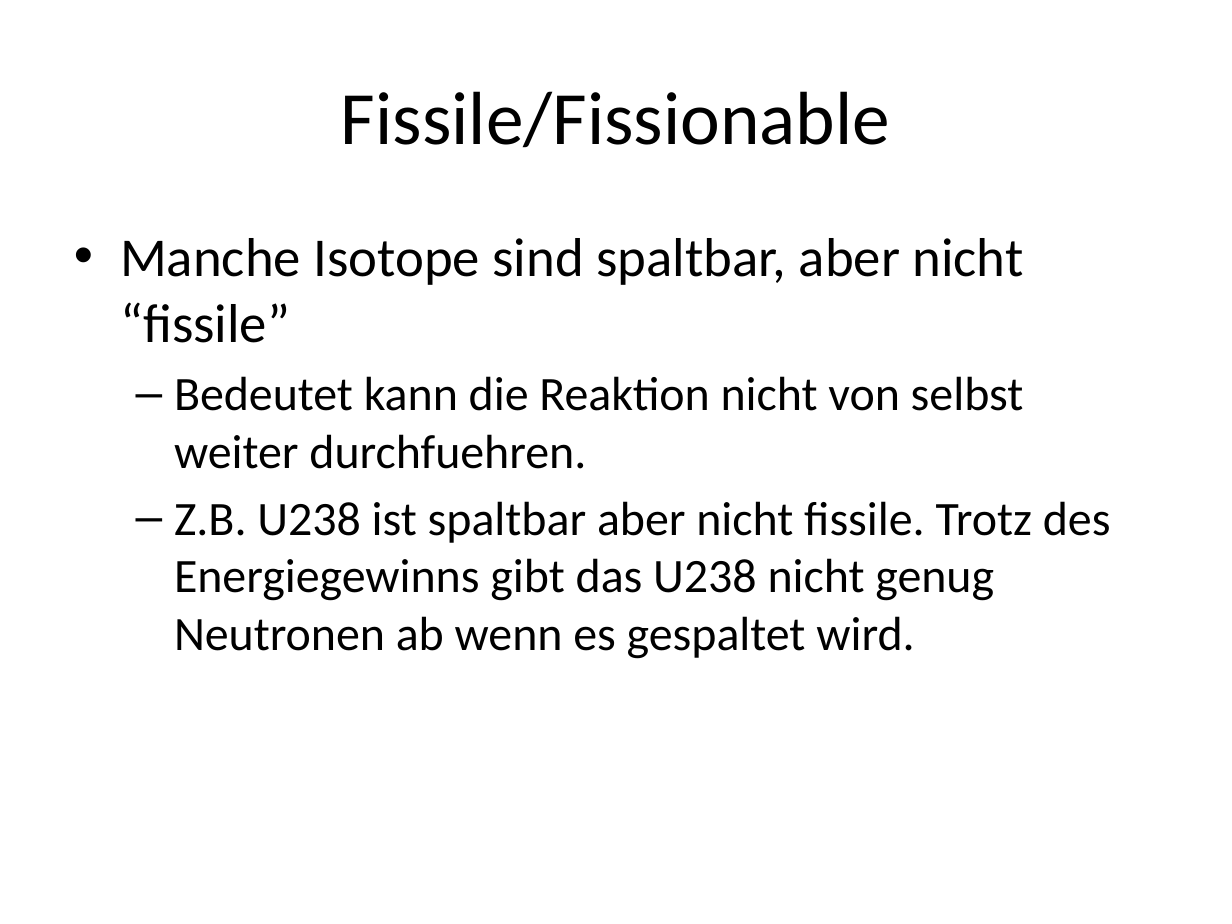
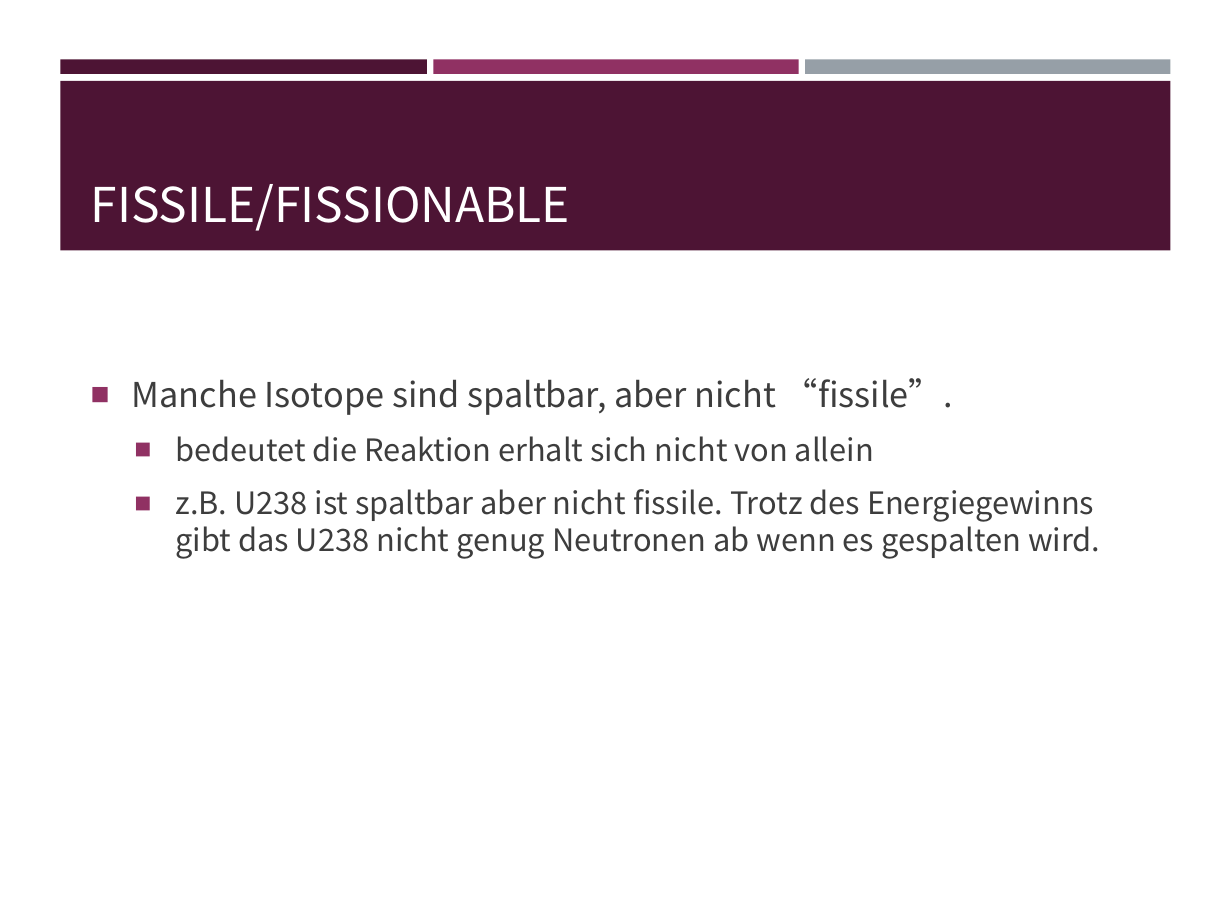
Before and after one commit to EnemyoftheFarmer/Thorium-Presentation, a slide deck: slide 7 of Thorium Reactors.pptx (slide 6 before the commit). Drawn at 1232x924 pixels with LibreOffice and Linux fonts; fonts in the diff are those of the drawing. Boxes give left, top, right and bottom in pixels: in the first picture for what was removed or moved away, otherwise in the second. Text is boxed around its words. In the diff, an @@ line names an element or a change of style, - is before the commit and + after.

```diff
--- a/Thorium Reactors.pptx
+++ b/Thorium Reactors.pptx
@@ rectangle added at [60, 59, 426, 74], fill #4D1434 @@
@@ rectangle added at [434, 59, 798, 74], fill #903163 @@
@@ rectangle added at [806, 59, 1170, 74], fill #969FA7 @@
@@ rectangle added at [60, 81, 1170, 251], fill #4D1434 @@
@@ title "FISSILE/FISSIONABLE" at [91, 184, 570, 231]: vertical alignment middle to bottom @@
@@ title at [91, 184, 570, 231]: text changed; size 44 to 28 pt; font Calibri to Noto Sans CJK SC; text colour #000000 to #FFFFFF @@
-Fissile/Fissionable
+FISSILE/FISSIONABLE
@@ text "Manche Isotope sind spaltbar, aber ..." at [132, 378, 1100, 559]: vertical alignment top to middle @@
@@ text at [132, 378, 1100, 559]: text changed; size 28 to 18 pt; font Calibri to Noto Sans CJK SC; text colour #000000 to #3D3D3D @@
-• Manche Isotope sind spaltbar, aber nicht “fissile”
-  – Bedeutet kann die Reaktion nicht von selbst weiter durchfuehren.
-  – Z.B. U238 ist spaltbar aber nicht fissile. Trotz des Energiegewinns gibt das U238 nicht genug Neutronen ab wenn es gespaltet wird.
+■ Manche Isotope sind spaltbar, aber nicht “fissile”.
+  ■ bedeutet die Reaktion erhalt sich nicht von allein
+  ■ z.B. U238 ist spaltbar aber nicht fissile. Trotz des Energiegewinns gibt das U238 nicht genug Neutronen ab wenn es gespalten wird.
```
Also in this commit, not shown: 17 other slides changed, 2 slides added.
